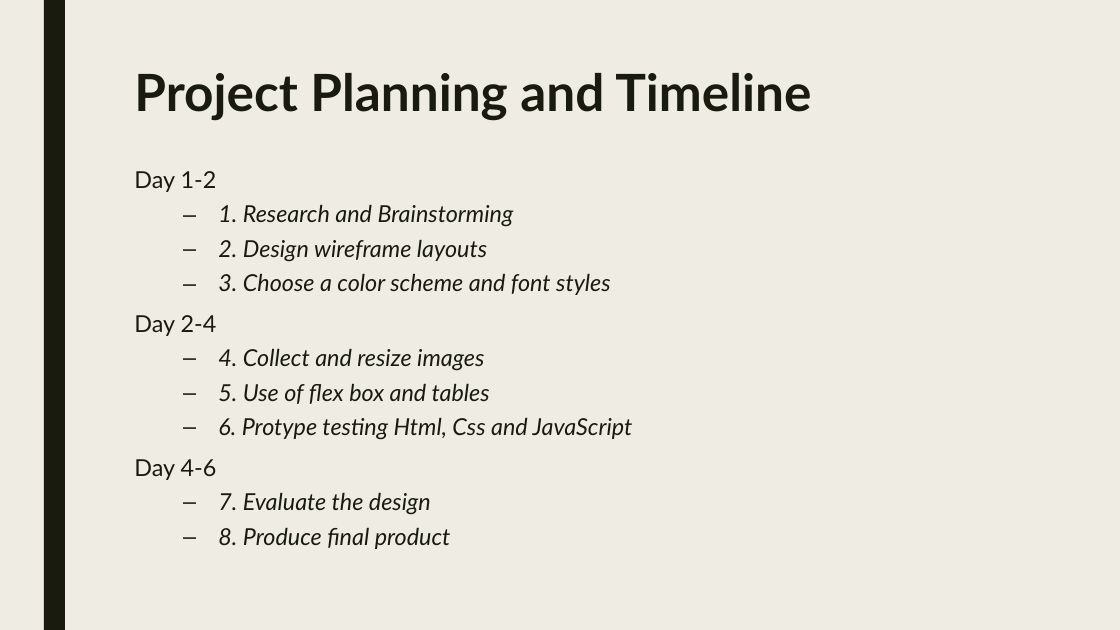
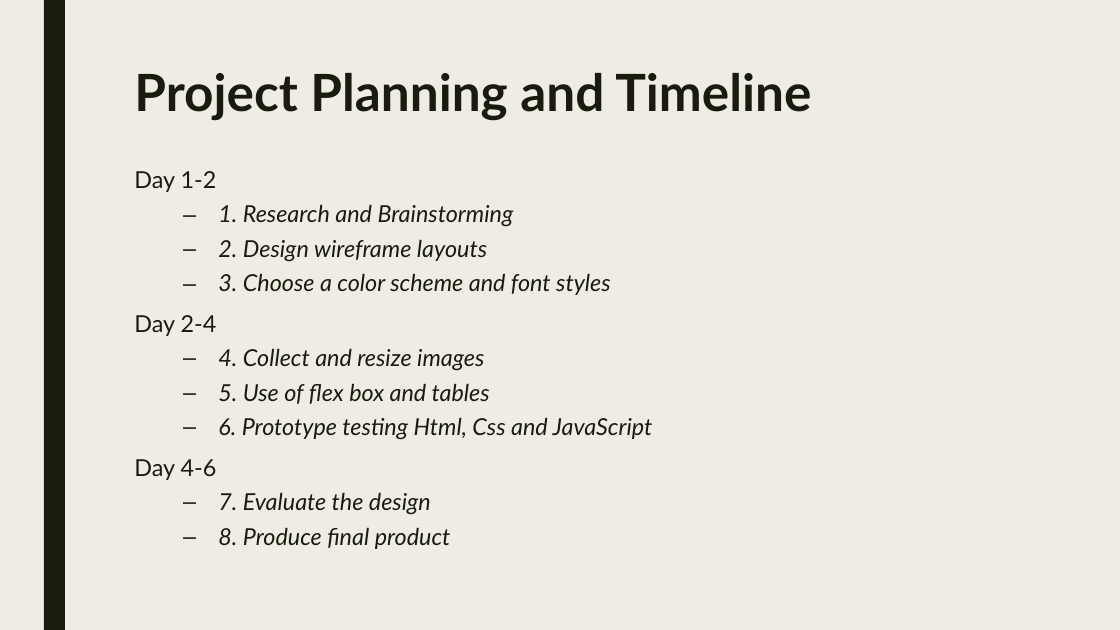
Before and after one commit to adam22gary/adam22gary.github.io, a slide deck: slide 11 of ppt/presentation.pptx. Drawn at 1120x630 pixels with LibreOffice and Linux fonts; fonts in the diff are those of the drawing. Boxes give left, top, right and bottom in pixels: in the first picture for what was removed or moved away, otherwise in the second. Text is boxed around its words. In the diff, an @@ line names an element or a change of style, - is before the commit and + after.

```diff
--- a/ppt/presentation.pptx
+++ b/ppt/presentation.pptx
@@ text at (x1=218, y1=417, x2=653, y2=440): text changed @@
-  – 6. Protype testing Html, Css and JavaScript
+  – 6. Prototype testing Html, Css and JavaScript
```
Also in this commit, not shown: 2 other slides changed, 2 other files.
